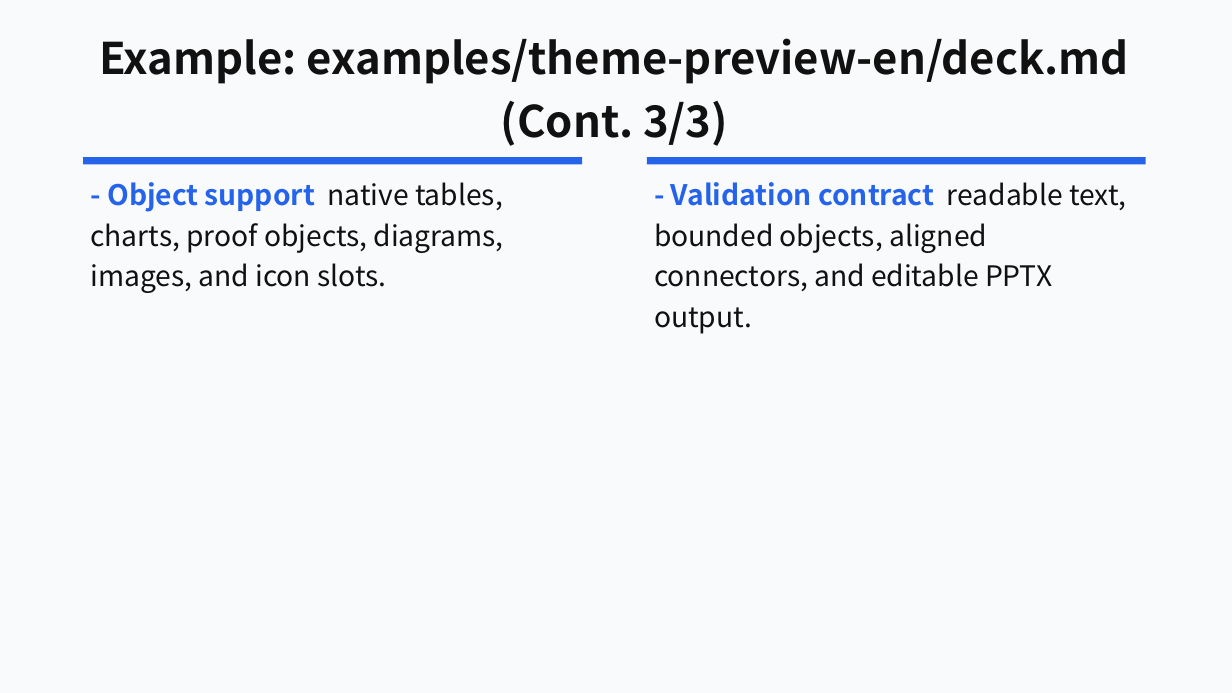
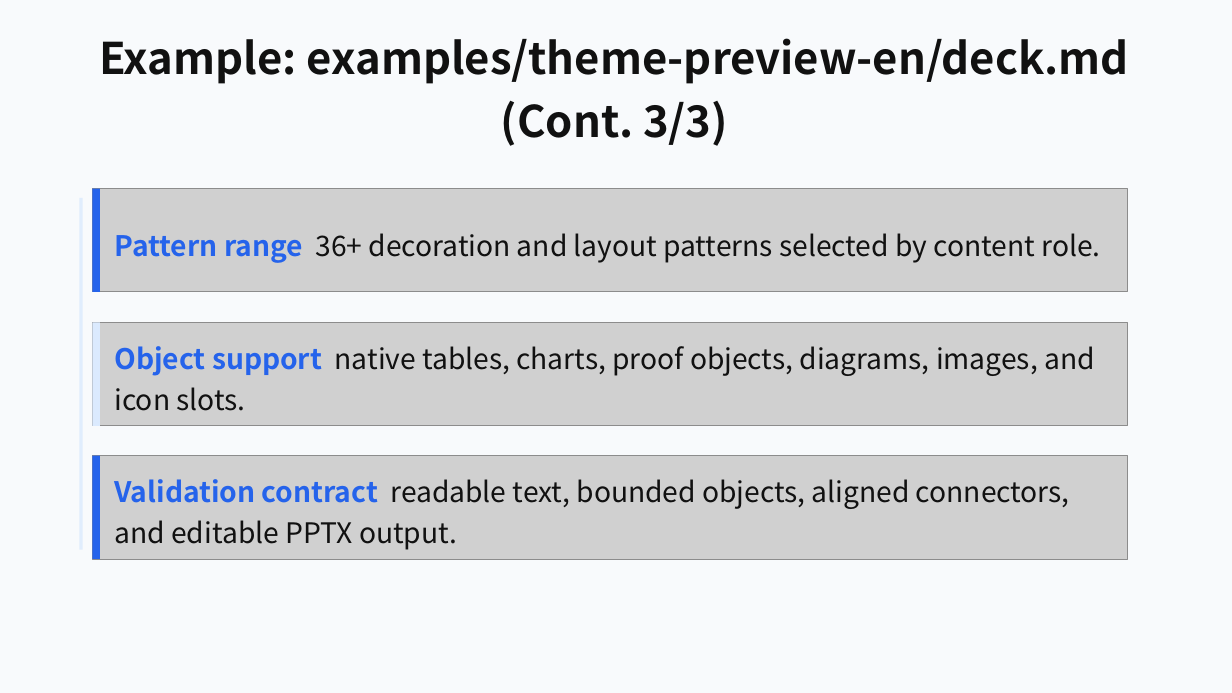
Before and after one commit to ch040602/mdpr-skill, a slide deck: slide 33 of artifacts/mdpr-vs-skill/mdpr-baseline-result.pptx. Drawn at 1232x693 pixels with LibreOffice and Linux fonts; fonts in the diff are those of the drawing; grey boxes stand for pictures. Boxes give left, top, right and bottom in pixels: in the first picture for what was removed or moved away, otherwise in the second. Text is boxed around its words. In the diff, an @@ line names an element or a change of style, - is before the commit and + after.

```diff
--- a/artifacts/mdpr-vs-skill/mdpr-baseline-result.pptx
+++ b/artifacts/mdpr-vs-skill/mdpr-baseline-result.pptx
@@ rectangle removed at (83, 157, 582, 165) @@
@@ rectangle removed at (647, 157, 1146, 165) @@
@@ rectangle added at (79, 198, 83, 550), fill #DBEAFE at 80% opacity @@
@@ picture added at (92, 189, 1128, 292) @@
@@ rectangle added at (92, 189, 100, 292), fill #2563EB @@
@@ text added at (115, 233, 1101, 263), 22 pt, text #111111 @@
+Pattern range 36+ decoration and layout patterns selected by content role.
@@ picture added at (92, 323, 1128, 426) @@
@@ rectangle added at (92, 323, 100, 426), fill #DBEAFE @@
@@ text at (115, 346, 1095, 411): text changed @@
-- Object support native tables, charts, proof objects, diagrams, images, and icon slots.
+Object support native tables, charts, proof objects, diagrams, images, and icon slots.
@@ text "Object support native tables, charts, ..." at (115, 346, 1095, 411): vertical alignment top to middle @@
@@ picture added at (92, 456, 1128, 559) @@
@@ rectangle added at (92, 456, 100, 559), fill #2563EB @@
@@ text "Validation contract readable text, bounded ..." at (115, 479, 1070, 550): vertical alignment top to middle @@
@@ text at (115, 479, 1070, 550): text changed @@
-- Validation contract readable text, bounded objects, aligned connectors, and editable PPTX output.
+Validation contract readable text, bounded objects, aligned connectors, and editable PPTX output.
```
Also in this commit, not shown: 15 other slides changed, 11 other files.
